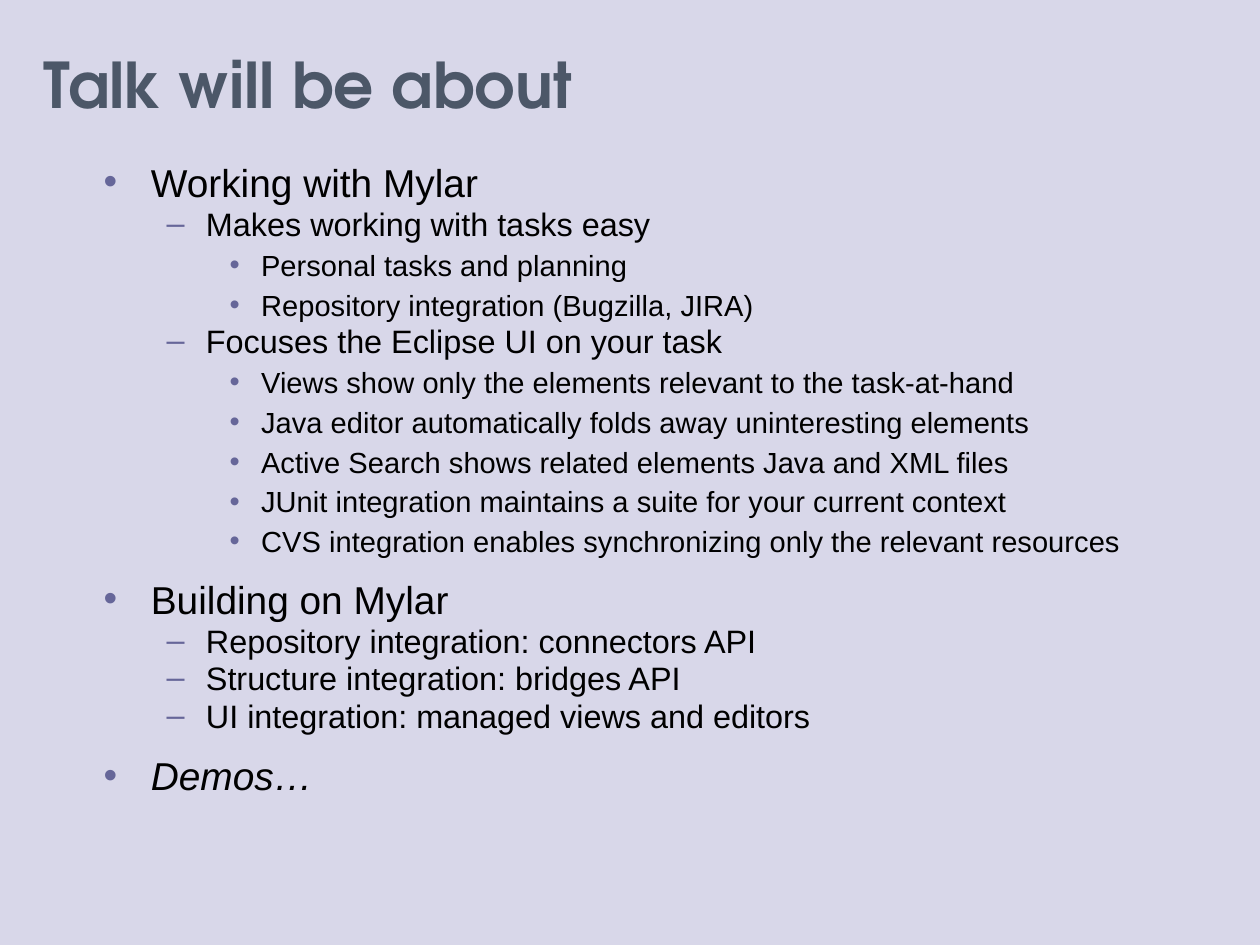
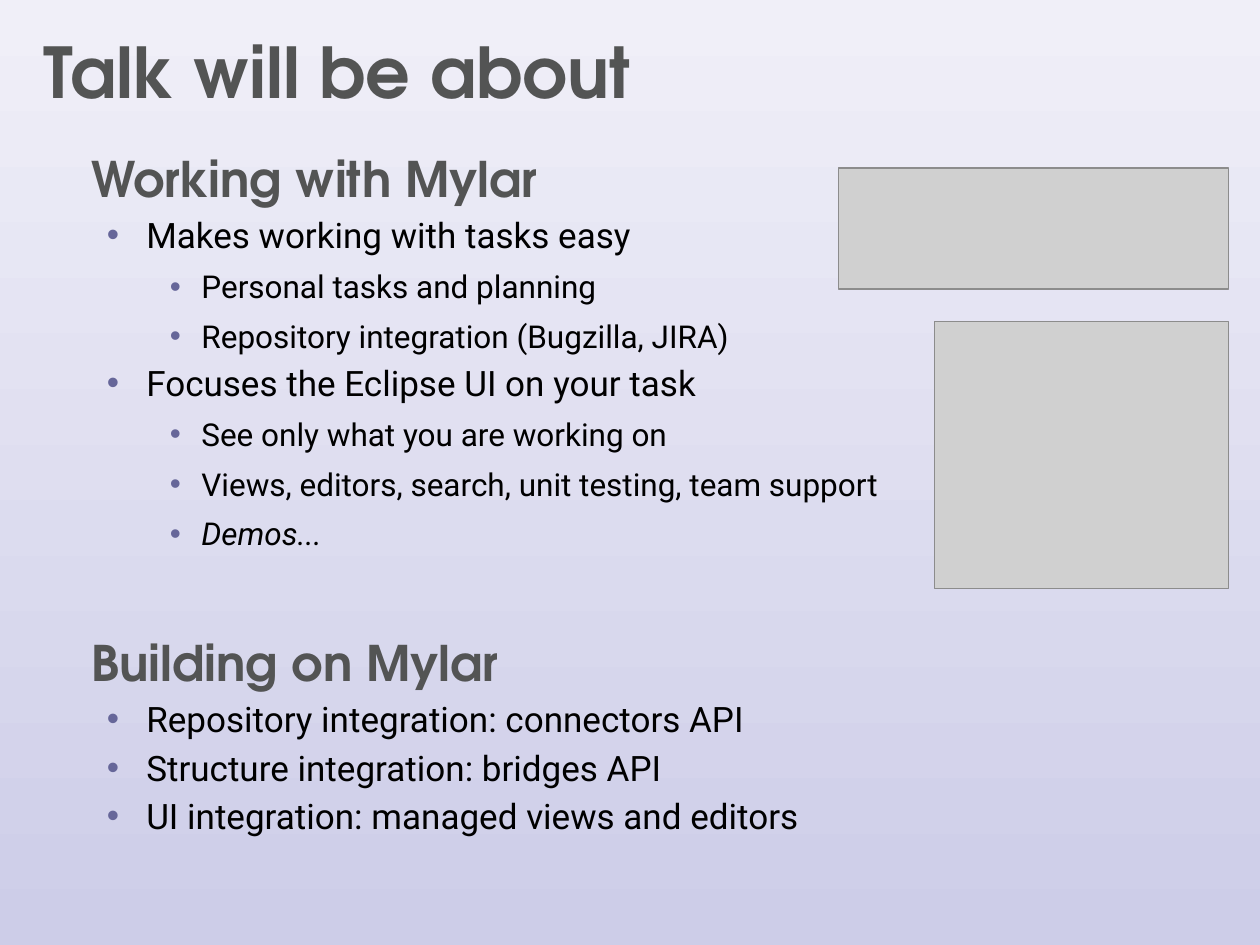
Before and after one commit to eclipse-mylyn/mylyn-website, a slide deck: slide 6 of publications/2006-03-mylar-eclipsecon.ppt. Drawn at 1260x945 pixels with LibreOffice and Linux fonts; fonts in the diff are those of the drawing; grey boxes stand for pictures. Boxes give left, top, right and bottom in pixels: in the first picture for what was removed or moved away, otherwise in the second. Text is boxed around its words. In the diff, an @@ line names an element or a change of style, - is before the commit and + after.

Commit message:
Progress on: prepare eclipsecon talk and slides

```diff
--- a/publications/2006-03-mylar-eclipsecon.ppt
+++ b/publications/2006-03-mylar-eclipsecon.ppt
@@ rectangle at [0, 0, 1260, 945]: fill #D8D7E9 to gradient #F0EFF8 to #CDCDE8 @@
@@ title "Talk will be about" at [44, 44, 630, 99]: size 36 to 40 pt, text colour #4C5768 to #535454 @@
@@ text "Working with Mylar": place and size @@
-text "Working with Mylar" at [151, 169, 1120, 791]
+text "Working with Mylar" at [91, 159, 878, 837]
@@ text at [91, 159, 798, 837]: size 22.2 to 28 pt, font Arial to TeX Gyre Adventor, text colour #000000 to #535454, bold on in "Working with Mylar", "Building on Mylar"; size 18.5 to 20 pt in "Makes working with tasks easy", "Focuses the Eclipse UI on your task", "Repository integration: connectors API", "Structure integration: bridges API" and 1 more places; font Arial to Roboto in "Makes working with tasks easy", "Personal tasks and planning", "Repository integration (Bugzilla, JIRA)", "Focuses the Eclipse UI on your task" and 3 more places; size 16.6 to 18 pt in "Personal tasks and planning", "Repository integration (Bugzilla, JIRA)"; bullet • to  ; line spacing 0.8 to 1; more space between paragraphs; bullet – to • @@
@@ picture added at [838, 168, 1228, 289] @@
@@ picture added at [935, 321, 1228, 588] @@
@@ text at [201, 422, 878, 546]: text changed; size 16.6 to 18 pt; font Arial to Roboto @@
-    • Views show only the elements relevant to the task-at-hand
-    • Java editor automatically folds away uninteresting elements
-    • Active Search shows related elements Java and XML files
-    • JUnit integration maintains a suite for your current context
-    • CVS integration enables synchronizing only the relevant resources
+    • See only what you are working on
+    • Views, editors, search, unit testing, team support
+    • Demos...
@@ text at [151, 763, 313, 791]: paragraph removed @@
-• Demos…
```
Also in this commit, not shown: 15 other slides changed, 4 slides added, 1 slide removed, 1 other file.
